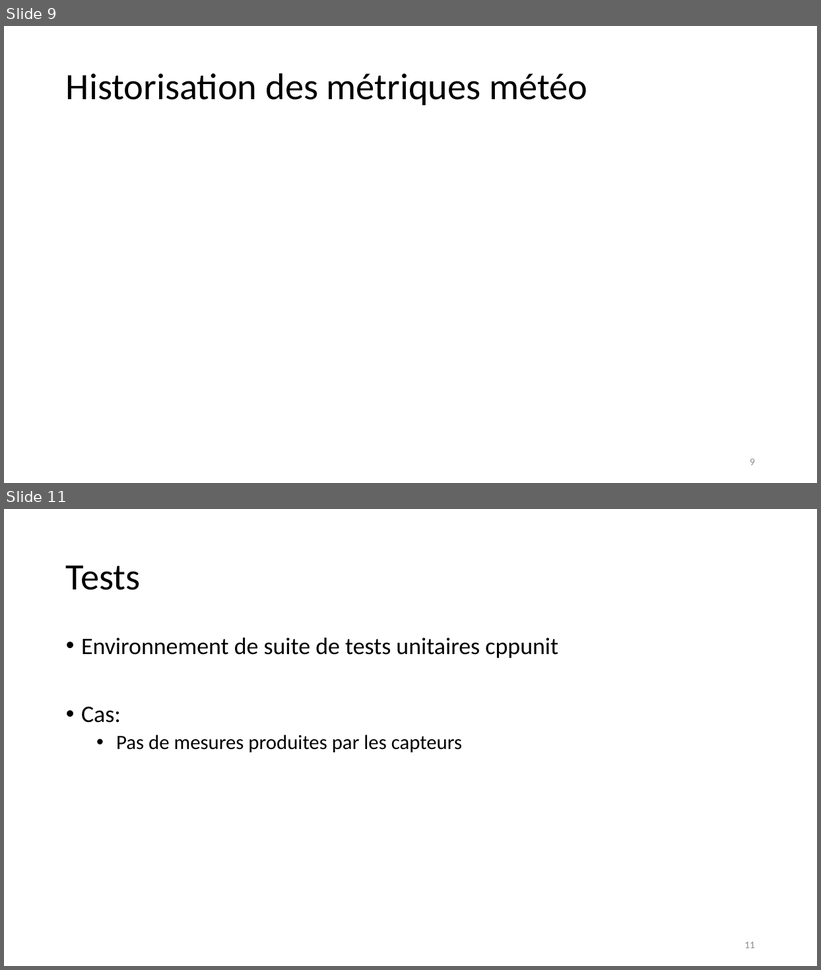
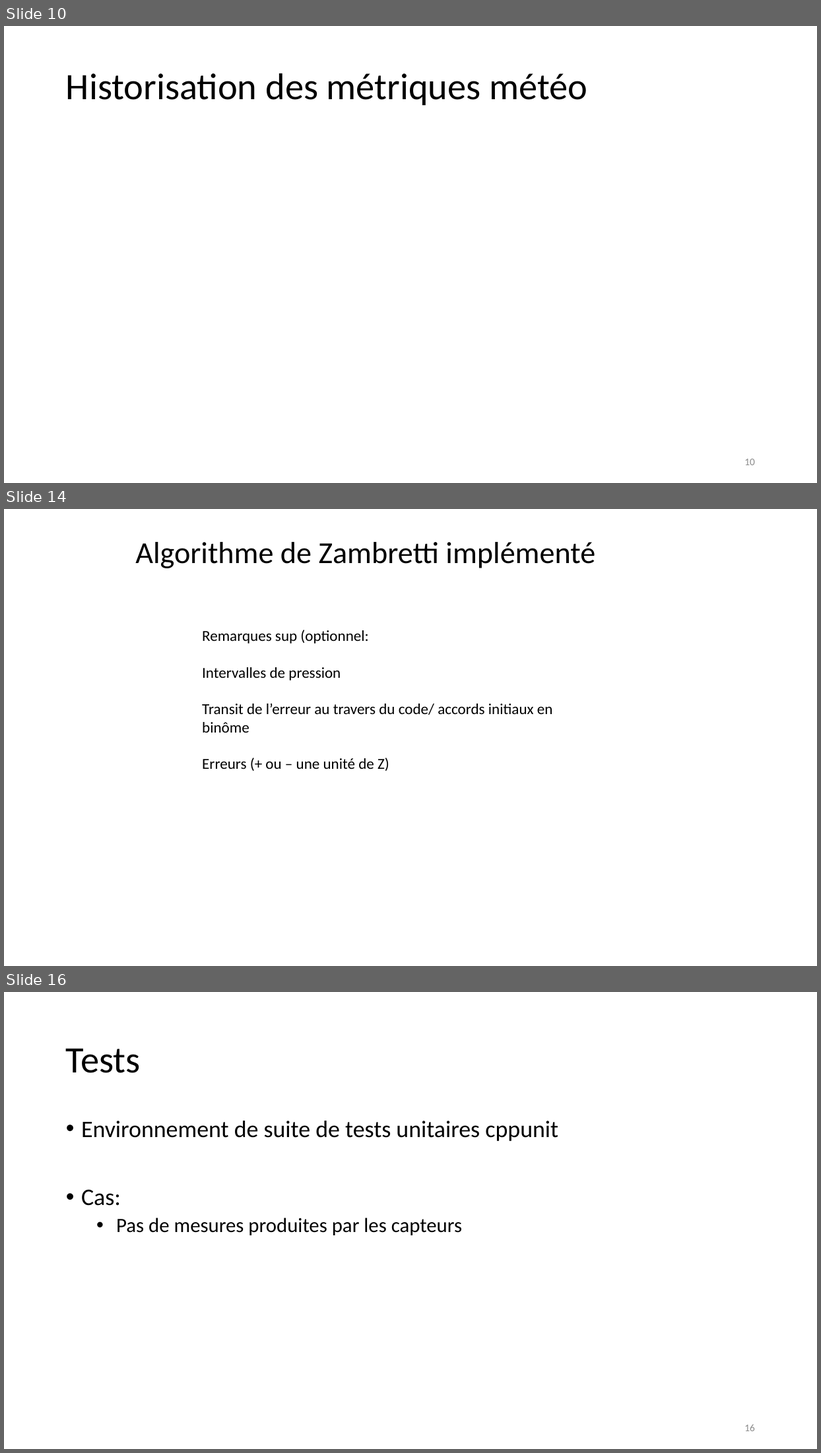
Before and after one commit to jeromelane/WeatherCheckingRpi, a slide deck: weathercheckingrpi/doc/Presentations/projet_meteo_JL_KG_16042019v1.pptx. Shown one above the other, each under a label of ours: slides 9 and 11 before the commit, slides 10, 14 and 16 after it; the slides between them are not shown. The pictures are 821x970 and 821x1453 pixels, drawn with LibreOffice and Linux fonts; fonts in the diff are those of the drawing. Boxes give left, top, right and bottom in pixels: in the first picture for what was removed or moved away, otherwise in the second. Text is boxed around its words. In the diff, an @@ line names an element or a change of style, - is before the commit and + after.

```diff
--- a/weathercheckingrpi/doc/Presentations/projet_meteo_JL_KG_16042019v1.pptx
+++ b/weathercheckingrpi/doc/Presentations/projet_meteo_JL_KG_16042019v1.pptx
@@ slide 14 added at (4,509,817,966), background #FFFFFF @@
@@ title added at (135,542,595,568), 36 pt, text #000000 @@
+Algorithme de Zambretti implémenté
@@ text added at (202,630,553,771), 18 pt, text #000000 @@
+Remarques sup (optionnel:
+Intervalles de pression
+Transit de l’erreur au travers du code/ accords initiaux en binôme
+Erreurs (+ ou – une unité de Z)
@@ what was slide 9 is now slide 10 @@
@@ page number at (745,459,755,466): text changed @@
-9
+10
@@ what was slide 11 is now slide 16 @@
@@ page number at (745,1424,755,1432): text changed @@
-11
+16
```
Also in this commit, not shown: 3 slides changed, 5 other slides added, 1 slide removed, 20 other files.
